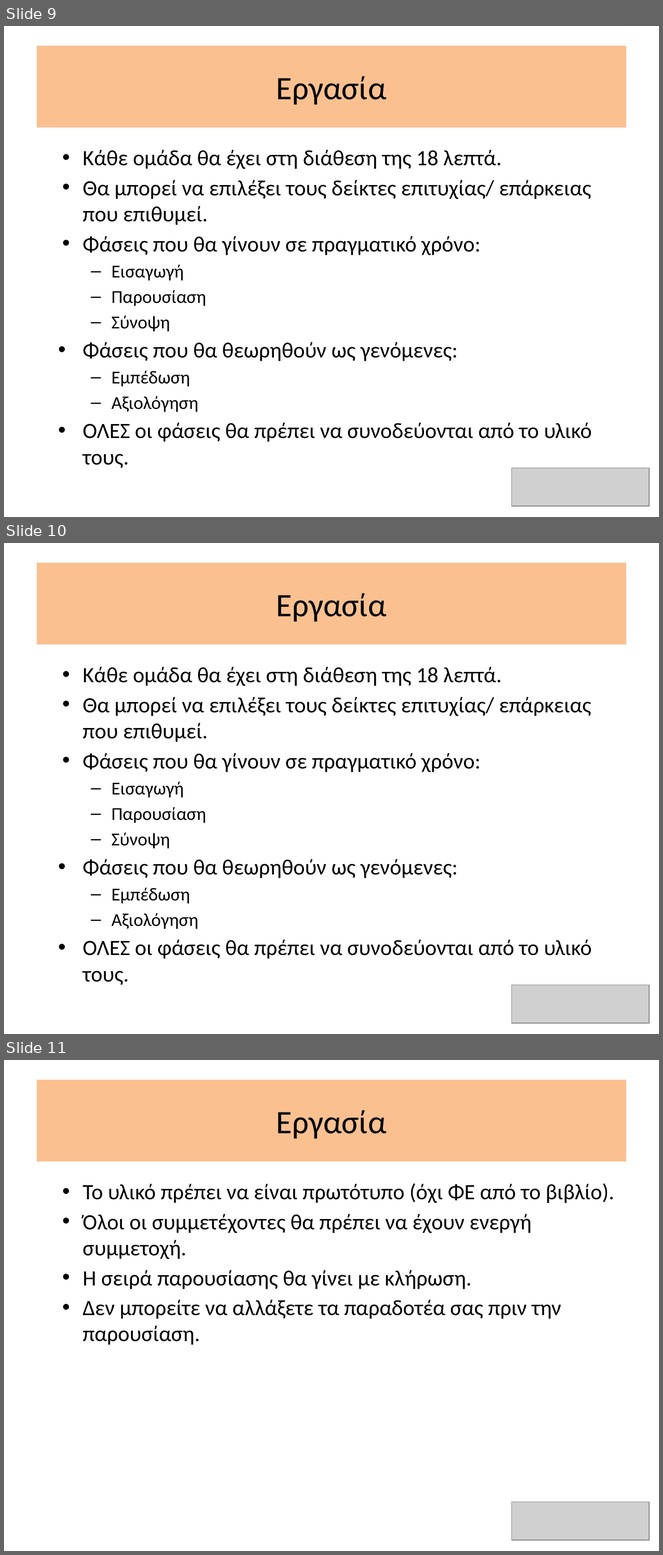
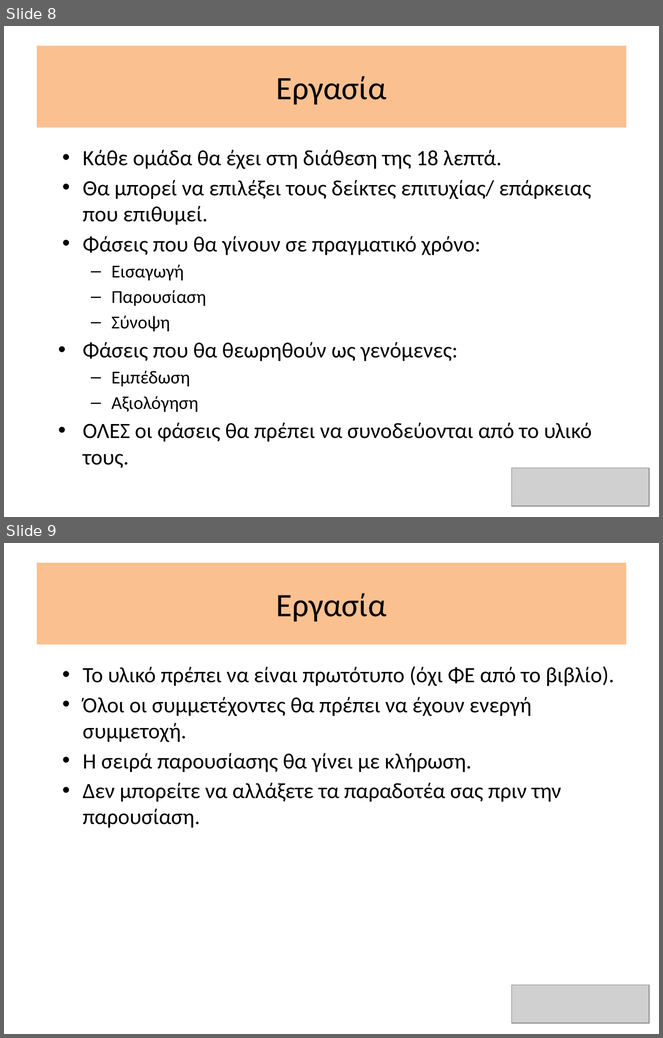
Before and after one commit to aristos32/education, a slide deck: paidagogiko/ΠΡΥ 036-1 - Διδακτική Πληροφορικής Ι/Lesson 3/2.microdidaskalia.pptx. Shown one above the other, each under a label of ours: slides 9, 10 and 11 before the commit, slides 8 and 9 after it. The pictures are 663x1555 and 663x1038 pixels, drawn with LibreOffice and Linux fonts; fonts in the diff are those of the drawing; grey boxes stand for pictures. Boxes give left, top, right and bottom in pixels: in the first picture for what was removed or moved away, otherwise in the second. Text is boxed around its words. In the diff, an @@ line names an element or a change of style, - is before the commit and + after.

Commit message:
small

```diff
--- a/paidagogiko/ΠΡΥ 036-1 - Διδακτική Πληροφορικής Ι/Lesson 3/2.microdidaskalia.pptx
+++ b/paidagogiko/ΠΡΥ 036-1 - Διδακτική Πληροφορικής Ι/Lesson 3/2.microdidaskalia.pptx
@@ slide 10 removed at (x1=4, y1=543, x2=659, y2=1034), background #FFFFFF @@
@@ title removed at (x1=37, y1=563, x2=626, y2=644) @@
-Εργασία
@@ text removed at (x1=83, y1=667, x2=592, y2=959) @@
-• Κάθε ομάδα θα έχει στη διάθεση της 18 λεπτά.
-• Θα μπορεί να επιλέξει τους δείκτες επιτυχίας/ επάρκειας που επιθυμεί.
-• Φάσεις που θα γίνουν σε πραγματικό χρόνο:
-  – Εισαγωγή
-  – Παρουσίαση
-  – Σύνοψη
-• Φάσεις που θα θεωρηθούν ως γενόμενες:
-  – Εμπέδωση
-  – Αξιολόγηση
-• ΟΛΕΣ οι φάσεις θα πρέπει να συνοδεύονται από το υλικό τους.
@@ picture removed at (x1=512, y1=985, x2=649, y2=1023) @@
@@ what was slide 9 is now slide 8 @@
@@ what was slide 11 is now slide 9 @@
```
Also in this commit, not shown: 1 other slide removed.
